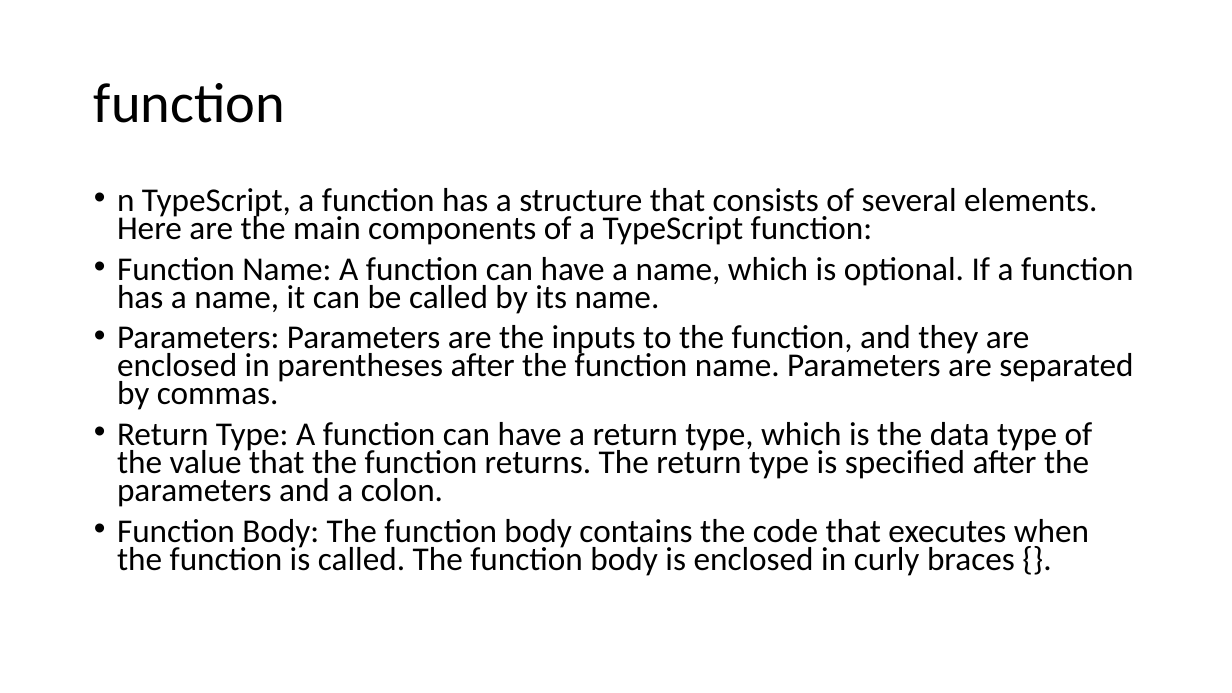
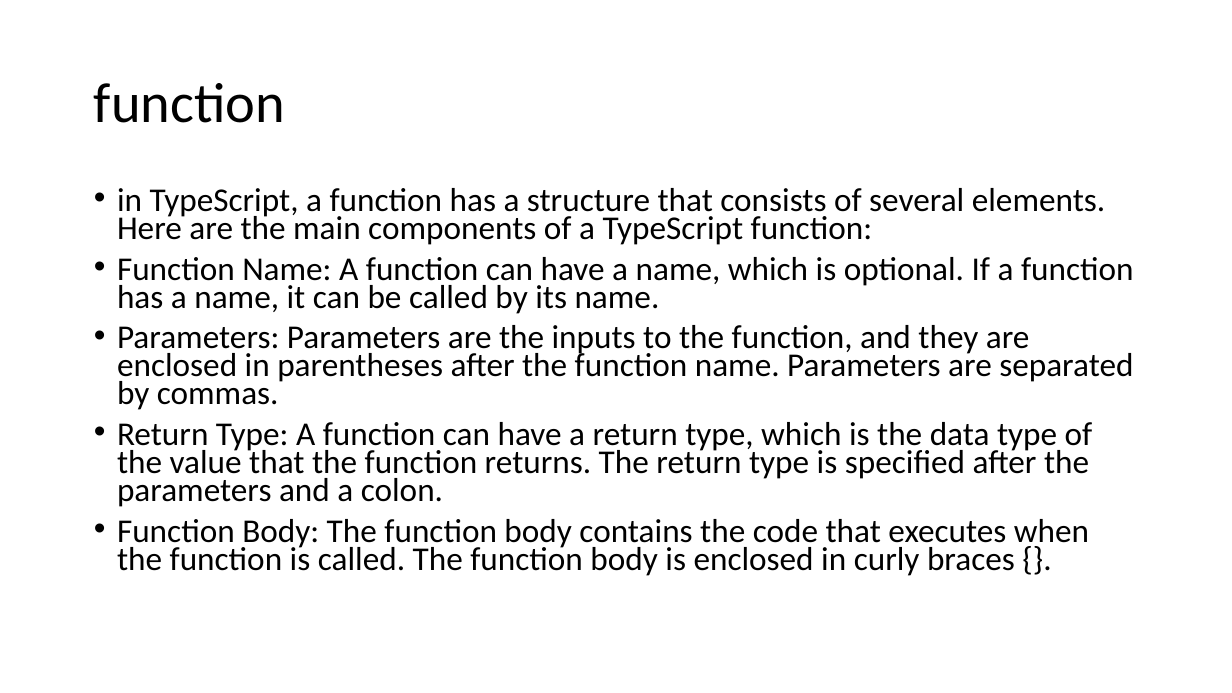
Before and after one commit to 1shaked/full-stack, a slide deck: slide 42 of 16ass/16ass.pptx. Drawn at 1232x693 pixels with LibreOffice and Linux fonts; fonts in the diff are those of the drawing. Boxes give left, top, right and bottom in pixels: in the first picture for what was removed or moved away, otherwise in the second. Text is boxed around its words. In the diff, an @@ line names an element or a change of style, - is before the commit and + after.

```diff
--- a/16ass/16ass.pptx
+++ b/16ass/16ass.pptx
@@ text at <box>117,188,1105,245</box>: text changed @@
-• n TypeScript, a function has a structure that consists of several elements. Here are the main components of a TypeScript function:
+• in TypeScript, a function has a structure that consists of several elements. Here are the main components of a TypeScript function:
```
Also in this commit, not shown: 3 other files.
